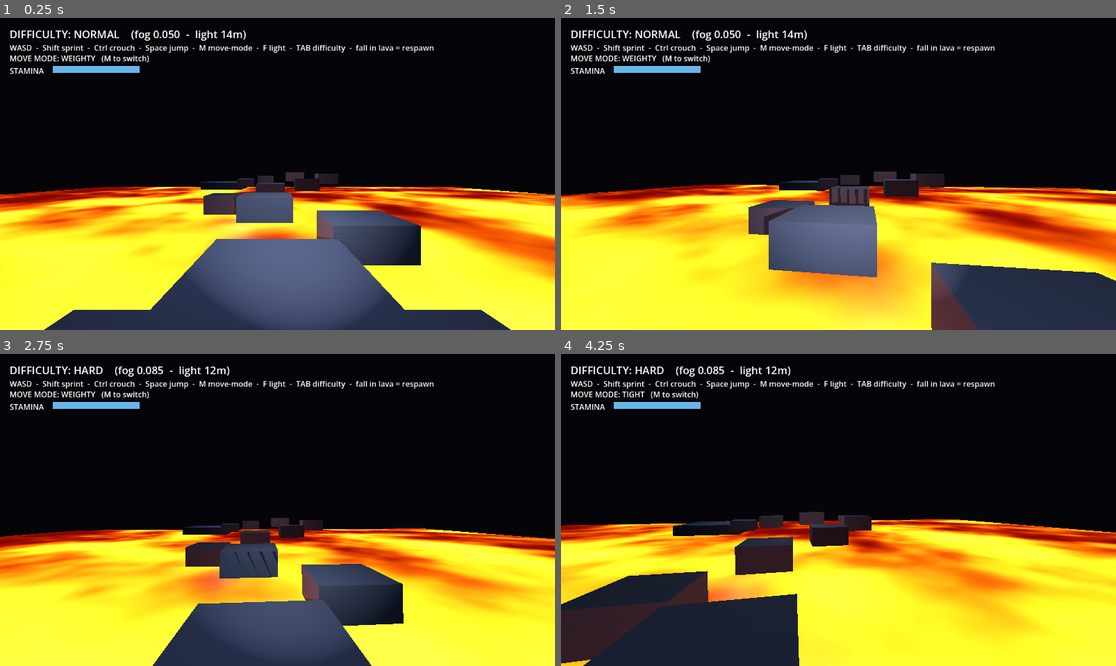
Above: before the commit, frames 1-4 (two rows, left to right).
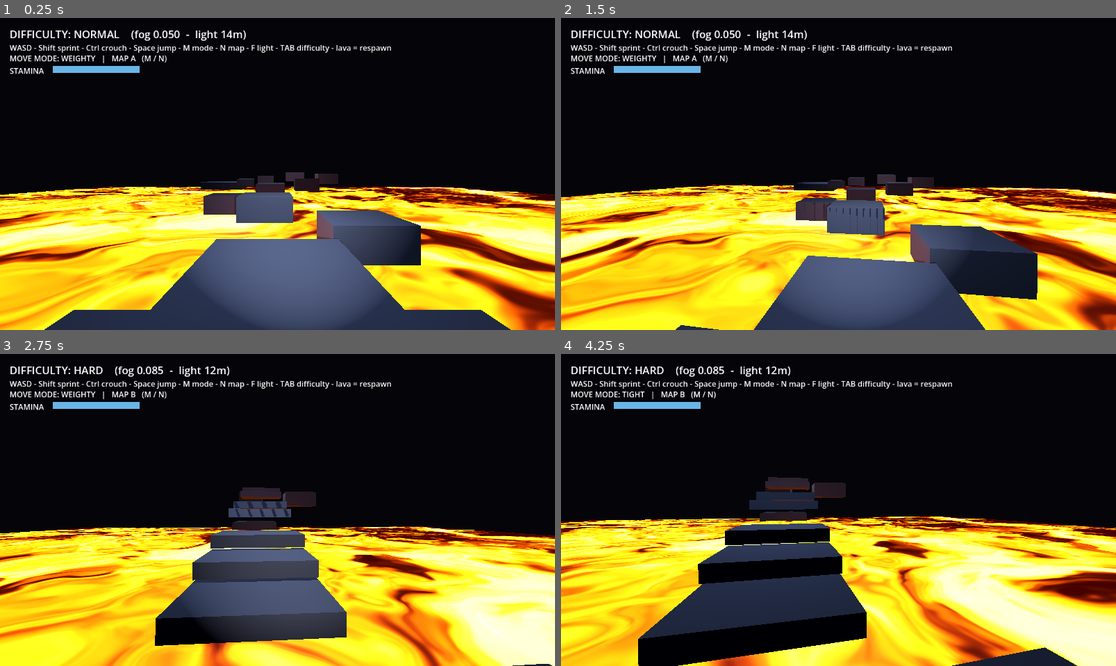
Above: after the commit, the same moments.

Repository: Ehido/gamedev
Game: Godot game, scene res://Main.tscn
Same seed, same stepped clock (60 frames per second), same inputs: the game is played once before the commit and once after it.
Inputs (mouse positions are in pixels of both pictures, inside the frame that each line leads up to):
- Up to frame 1 (0.25 s): no input
- Up to frame 2 (1.5 s): tap Enter at 0.5 s; move the mouse to (866, 174) at 0.52 s; hold W from 0.53 s (still down); tap N at 0.6, 1.35 s; tap Space at 0.77 s; move the mouse to (810, 174) at 1.27 s
- Up to frame 3 (2.75 s): keep holding W; tap Space at 1.52 s; move the mouse to (288, 503) at 2.02 s; tap Tab at 2.1 s; tap N at 2.3 s
- Up to frame 4 (4.25 s): keep holding W; move the mouse to (832, 516) at 2.77 s; tap F at 2.85 s; tap Space at 3.02, 3.77 s; tap N at 3.05, 3.8 s; move the mouse to (877, 513) at 3.52 s; tap M at 3.6 s

The runs differ from the first frame. In frame 1, 26% of the frame differs, in the area x 0-100%, y 8-100%; in frame 2, 41%; in frame 3, 40%; in frame 4, 42%.

Commit message:
MURK: stair-stepping, air momentum, harder MAP B, richer lava
- Step climbing: walk up steps/stairs up to 0.45m instead of stopping dead.
- Air movement preserves momentum and only steers (no speed bleed in air);
  FLOW's high air control makes this floaty/fast.
- Two maps (N to switch): MAP B adds ascending/descending staircases with
  missing steps (gaps to jump).
- Rework lava shader: domain-warped animated heat field through a blackbody
  colour ramp (crust -> red -> orange -> white-hot) with glowing cracks.
- Rebuild Windows MURK.exe.

Diff:
--- a/games/murk/scripts/Main.gd
+++ b/games/murk/scripts/Main.gd
@@ -1,7 +1,8 @@
 extends Node3D
-## Parkour practice scene: platforms over animated lava, in the murk. Fall in the
-## lava and you respawn at the start. Built in code so it's easy to iterate. Fog,
-## flashlight and difficulty all still apply; M cycles movement-feel modes.
+## Parkour practice scene over animated lava. Two maps (N to switch): MAP A is a
+## platform course, MAP B adds gapped staircases. Fall in the lava and you
+## respawn at the start. Fog, flashlight and difficulty all apply; M cycles
+## movement-feel modes.
 
 const PlayerScript := preload("res://scripts/Player.gd")
 const MovingFog := preload("res://shaders/moving_fog.gdshader")
@@ -9,10 +10,9 @@
 const STAMINA_BAR_W := 180.0
 const KILL_Y := -1.5
 
-# Parkour course as [top-centre, size] pairs. Tops step up then down; gaps grow
-# so later jumps need a sprint. Easy to retune.
-const COURSE := [
-	[Vector3(0.0, 1.0, 16.0), Vector3(6.0, 1.0, 6.0)],     # start
+# MAP A: platform course as [top-centre, size] pairs.
+const COURSE_A := [
+	[Vector3(0.0, 1.0, 16.0), Vector3(6.0, 1.0, 6.0)],
 	[Vector3(0.0, 1.4, 12.5), Vector3(3.0, 1.0, 3.0)],
 	[Vector3(2.5, 1.7, 9.8), Vector3(2.2, 1.0, 2.2)],
 	[Vector3(-0.5, 2.1, 7.0), Vector3(2.2, 1.0, 2.2)],
@@ -23,7 +23,7 @@
 	[Vector3(2.0, 3.2, -8.0), Vector3(2.0, 1.0, 2.0)],
 	[Vector3(-1.5, 2.8, -10.5), Vector3(2.0, 1.0, 2.0)],
 	[Vector3(-4.5, 2.3, -13.0), Vector3(2.2, 1.0, 2.2)],
-	[Vector3(-8.0, 1.8, -16.0), Vector3(6.0, 1.0, 6.0)],   # goal
+	[Vector3(-8.0, 1.8, -16.0), Vector3(6.0, 1.0, 6.0)],
 ]
 
 var _env: Environment
@@ -32,18 +32,25 @@
 var _mode_label: Label
 var _player
 var _stamina_fill: ColorRect
+var _course_root: Node3D
+var _map: int = 0
 var _spawn_point := Vector3(0.0, 2.0, 16.0)
 
 func _ready() -> void:
 	_build_environment()
 	_build_lava()
-	_build_course()
 	_build_lights()
+	_rebuild_map()        # builds the course + sets the spawn point
 	_build_player()
 	_build_fog_volume()
 	_build_hud()
 	Difficulty.changed.connect(_apply_difficulty)
 	_apply_difficulty()
+
+func _unhandled_input(event: InputEvent) -> void:
+	if event is InputEventKey and event.pressed and not event.echo and event.keycode == KEY_N:
+		_map = (_map + 1) % 2
+		_rebuild_map()
 
 func _process(_delta: float) -> void:
 	if _player and _stamina_fill:
@@ -51,11 +58,13 @@
 		_stamina_fill.color = Color(1.0, 0.5, 0.2, 0.9) if _player.stamina_blocked() \
 			else Color(0.45, 0.78, 1.0, 0.9)
 	if _player and _mode_label:
-		_mode_label.text = "MOVE MODE: %s   (M to switch)" % _player.movement_mode_name()
-	# Respawn at the start if you fall into the lava.
+		var map_name := "A" if _map == 0 else "B"
+		_mode_label.text = "MOVE MODE: %s   |   MAP %s   (M / N)" % [_player.movement_mode_name(), map_name]
 	if _player and _player.global_position.y < KILL_Y:
 		_player.global_position = _spawn_point
 		_player.velocity = Vector3.ZERO
+
+# ---- world ----------------------------------------------------------------
 
 func _build_environment() -> void:
 	_env = Environment.new()
@@ -87,7 +96,6 @@
 	sm.shader = Lava
 	mi.material_override = sm
 	add_child(mi)
-	# Warm underglow so the platforms catch some lava light from below.
 	_add_lava_glow(Vector3(0.0, -0.5, 8.0))
 	_add_lava_glow(Vector3(2.0, -0.5, -3.0))
 	_add_lava_glow(Vector3(-5.0, -0.5, -14.0))
@@ -99,20 +107,6 @@
 	glow.light_energy = 2.5
 	glow.omni_range = 16.0
 	add_child(glow)
-
-func _build_course() -> void:
-	var mat := StandardMaterial3D.new()
-	mat.albedo_color = Color(0.22, 0.23, 0.27)
-	mat.roughness = 1.0
-	for entry in COURSE:
-		var top_centre: Vector3 = entry[0]
-		var size: Vector3 = entry[1]
-		var block := CSGBox3D.new()
-		block.size = size
-		block.position = top_centre - Vector3(0.0, size.y * 0.5, 0.0)
-		block.material = mat
-		block.use_collision = true
-		add_child(block)
 
 func _build_lights() -> void:
 	_add_lamp(Vector3(0.0, 5.0, 12.0), Color(0.7, 0.8, 1.0), 4.0, 18.0)
@@ -129,6 +123,63 @@
 	lamp.add_to_group("lamp")
 	add_child(lamp)
 
+# ---- maps -----------------------------------------------------------------
+
+func _platform_material() -> StandardMaterial3D:
+	var mat := StandardMaterial3D.new()
+	mat.albedo_color = Color(0.22, 0.23, 0.27)
+	mat.roughness = 1.0
+	return mat
+
+func _add_platform(parent: Node3D, top_centre: Vector3, size: Vector3, mat: Material) -> void:
+	var block := CSGBox3D.new()
+	block.size = size
+	block.position = top_centre - Vector3(0.0, size.y * 0.5, 0.0)
+	block.material = mat
+	block.use_collision = true
+	parent.add_child(block)
+
+# A flight of steps from base_top in `dir`, each step `rise` higher and `run`
+# further. Indices in `missing` are skipped, leaving gaps to jump.
+func _add_staircase(parent: Node3D, base_top: Vector3, dir: Vector3, count: int,
+		rise: float, run: float, missing: Array, mat: Material) -> void:
+	for i in range(1, count + 1):
+		if (i - 1) in missing:
+			continue
+		var top := base_top + dir * (run * float(i)) + Vector3(0.0, rise * float(i), 0.0)
+		_add_platform(parent, top, Vector3(2.2, 0.3, 1.4), mat)
+
+func _rebuild_map() -> void:
+	if _course_root:
+		_course_root.queue_free()
+	_course_root = Node3D.new()
+	add_child(_course_root)
+	var mat := _platform_material()
+	if _map == 0:
+		_spawn_point = Vector3(0.0, 2.0, 16.0)
+		for entry in COURSE_A:
+			_add_platform(_course_root, entry[0], entry[1], mat)
+	else:
+		_spawn_point = Vector3(0.0, 2.0, 18.0)
+		_build_map_b(mat)
+	if _player:
+		_player.global_position = _spawn_point
+		_player.velocity = Vector3.ZERO
+
+# MAP B: gapped staircases + harder jumps.
+func _build_map_b(mat: Material) -> void:
+	_add_platform(_course_root, Vector3(0.0, 1.0, 18.0), Vector3(6.0, 1.0, 6.0), mat)   # start
+	# Ascending stairs with two missing steps (gaps to jump over).
+	_add_staircase(_course_root, Vector3(0.0, 1.0, 15.0), Vector3(0.0, 0.0, -1.0), 9, 0.35, 1.2, [3, 6], mat)
+	# Floating jumps off the top of the stairs.
+	_add_platform(_course_root, Vector3(2.8, 4.2, 1.5), Vector3(2.2, 1.0, 2.2), mat)
+	_add_platform(_course_root, Vector3(-1.0, 4.6, -2.0), Vector3(2.0, 1.0, 2.0), mat)
+	# Descending stairs with a gap, leading down to the goal.
+	_add_staircase(_course_root, Vector3(-1.0, 4.6, -3.5), Vector3(0.0, 0.0, -1.0), 7, -0.4, 1.2, [2, 5], mat)
+	_add_platform(_course_root, Vector3(-1.0, 1.6, -14.0), Vector3(6.0, 1.0, 6.0), mat)  # goal
+
+# ---- player + hud ---------------------------------------------------------
+
 func _build_player() -> void:
 	var player := CharacterBody3D.new()
 	player.position = _spawn_point
@@ -182,7 +233,7 @@
 
 	var help := Label.new()
 	help.position = Vector2(20.0, 50.0)
-	help.text = "WASD  -  Shift sprint  -  Ctrl crouch  -  Space jump  -  M move-mode  -  F light  -  TAB difficulty  -  fall in lava = respawn"
+	help.text = "WASD - Shift sprint - Ctrl crouch - Space jump - M mode - N map - F light - TAB difficulty - lava = respawn"
 	canvas.add_child(help)
 
 	_mode_label = Label.new()
--- a/games/murk/scripts/Player.gd
+++ b/games/murk/scripts/Player.gd
@@ -31,6 +31,7 @@
 const CROUCH_CAM_Y := 0.9
 const STAND_HEIGHT := 1.8
 const CROUCH_HEIGHT := 1.0
+const MAX_STEP_HEIGHT := 0.45  # walk up steps/stairs no taller than this
 
 # Switchable feel presets (M cycles them). WEIGHTY = recommended default.
 const MOVEMENT_MODES := [
@@ -184,18 +185,26 @@
 	elif sprinting:
 		target_speed *= sprint_multiplier
 
-	# Accelerate horizontal velocity toward the target (momentum + friction on
-	# the ground, light steering in the air so jumps keep their speed).
+	# Ground: friction + acceleration toward target. Air: preserve momentum and
+	# only steer -- you never bleed speed in the air, so jumps keep their pace
+	# (FLOW's high air accel makes the steering quick and floaty).
 	var hvel := Vector3(velocity.x, 0.0, velocity.z)
 	var target_vel := wish_dir * target_speed
-	var accel := air_accel
 	if on_ground:
-		accel = ground_accel if moving else ground_friction
-	hvel = hvel.move_toward(target_vel, accel * delta)
+		var accel := ground_accel if moving else ground_friction
+		hvel = hvel.move_toward(target_vel, accel * delta)
+	elif moving:
+		var pre := hvel.length()
+		hvel += wish_dir * air_accel * delta
+		var limit := maxf(pre, target_speed)
+		if hvel.length() > limit:
+			hvel = hvel.normalized() * limit
 	velocity.x = hvel.x
 	velocity.z = hvel.z
 
 	move_and_slide()
+	if is_on_floor():
+		_try_step_up()
 
 	# Landing detection (for the camera dip).
 	var now_on_floor := is_on_floor()
@@ -211,6 +220,30 @@
 		_capsule.height = h
 		_collision.position.y = h * 0.5
 
+# Walk up small steps/stairs that move_and_slide would otherwise wall us against.
+func _try_step_up() -> void:
+	var horiz := Vector3(velocity.x, 0.0, velocity.z)
+	if horiz.length() < 0.08:
+		return
+	# Only when we actually ran into a near-vertical wall this frame.
+	var into_wall := false
+	for i in range(get_slide_collision_count()):
+		var c := get_slide_collision(i)
+		if absf(c.get_normal().y) < 0.25 and horiz.dot(-c.get_normal()) > 0.0:
+			into_wall = true
+			break
+	if not into_wall:
+		return
+	# Ghost-move up, forward, then down onto the higher surface; undo if there's
+	# no floor up there (it was a real wall, not a step).
+	var saved := global_transform
+	var fwd := horiz.normalized() * 0.35
+	move_and_collide(Vector3(0.0, MAX_STEP_HEIGHT, 0.0))
+	move_and_collide(fwd)
+	var down := move_and_collide(Vector3(0.0, -MAX_STEP_HEIGHT, 0.0))
+	if down == null or down.get_normal().y < 0.7:
+		global_transform = saved
+
 func _update_camera(delta: float, hspeed: float, sprinting: bool,
 		just_landed: bool, impact: float, on_ground: bool) -> void:
 	if not _camera:
--- a/games/murk/shaders/lava.gdshader
+++ b/games/murk/shaders/lava.gdshader
@@ -1,12 +1,13 @@
 shader_type spatial;
-// Animated, self-lit lava: scrolling fbm noise blended between a cool and a hot
-// colour, pushed through EMISSION so it glows in the dark.
+// Molten lava: domain-warped fbm "heat" field, animated, mapped through a
+// blackbody-style colour ramp (dark crust -> red -> orange -> yellow -> white
+// hot) and pushed through EMISSION so the bright cracks glow. The domain warp
+// makes it swirl and flow rather than sit flat.
 render_mode cull_disabled;
 
-uniform float flow_speed = 0.08;
-uniform vec3 hot_color : source_color = vec3(1.0, 0.55, 0.08);
-uniform vec3 cool_color : source_color = vec3(0.45, 0.05, 0.0);
-uniform float emission_strength = 2.2;
+uniform float flow_speed = 0.06;
+uniform float scale = 5.0;
+uniform float emission_strength = 3.0;
 
 float hash(vec2 p) {
 	p = fract(p * vec2(123.34, 456.21));
@@ -28,7 +29,7 @@
 float fbm(vec2 p) {
 	float v = 0.0;
 	float amp = 0.5;
-	for (int i = 0; i < 4; i++) {
+	for (int i = 0; i < 5; i++) {
 		v += amp * noise(p);
 		p *= 2.0;
 		amp *= 0.5;
@@ -36,15 +37,35 @@
 	return v;
 }
 
+// Domain-warped heat field: fbm of fbm of fbm -> swirling, flowing structure.
+float heat(vec2 p, float t) {
+	vec2 q = vec2(fbm(p + vec2(0.0, t)), fbm(p + vec2(5.2, 1.3 + t * 0.8)));
+	vec2 r = vec2(fbm(p + 4.0 * q + vec2(1.7, 9.2)), fbm(p + 4.0 * q + vec2(8.3, 2.8)));
+	return fbm(p + 4.0 * r + vec2(t * 0.2, 0.0));
+}
+
+// Blackbody-ish gradient from cool crust to white-hot.
+vec3 lava_color(float h) {
+	vec3 crust = vec3(0.04, 0.01, 0.0);
+	vec3 deep  = vec3(0.5, 0.06, 0.0);
+	vec3 mid   = vec3(1.0, 0.35, 0.03);
+	vec3 hot   = vec3(1.0, 0.72, 0.18);
+	vec3 white = vec3(1.0, 0.95, 0.75);
+	vec3 c = mix(crust, deep, smoothstep(0.0, 0.32, h));
+	c = mix(c, mid, smoothstep(0.32, 0.55, h));
+	c = mix(c, hot, smoothstep(0.55, 0.78, h));
+	c = mix(c, white, smoothstep(0.82, 1.0, h));
+	return c;
+}
+
 void fragment() {
-	vec2 uv = UV * 8.0;
+	vec2 uv = UV * scale;
 	float t = TIME * flow_speed;
-	float n = fbm(uv + vec2(t, t * 0.6));
-	n += 0.3 * fbm(uv * 2.0 - vec2(t * 0.8, t));
-	float m = smoothstep(0.3, 0.95, n);
-	vec3 col = mix(cool_color, hot_color, m);
-	ALBEDO = col;
-	EMISSION = col * emission_strength * (0.4 + m);
-	ROUGHNESS = 0.5;
+	float h = heat(uv, t);
+	vec3 col = lava_color(h);
+	float crackle = smoothstep(0.4, 0.68, h);   // bright veins between crust
+	ALBEDO = col * 0.4;
+	EMISSION = col * emission_strength * (0.15 + crackle * 1.2);
+	ROUGHNESS = mix(0.85, 0.35, crackle);
 	METALLIC = 0.0;
 }
